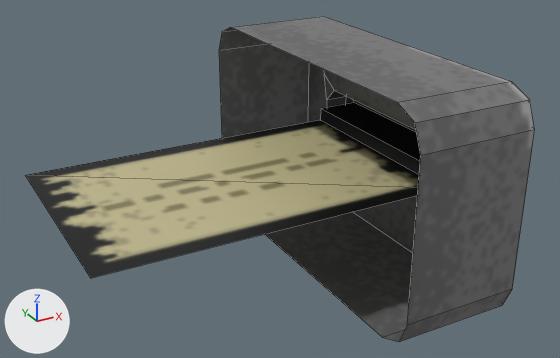
Two versions of the FBX model MysteryMorse/Assets/ArtAssets/Models/ticketprinter.fbx, one commit apart.
Both versions are drawn from a 50 mm camera at (-4.92, -6.7, 3.26) aimed at (-1.31, -0.13, -0.03). Lighting does not change. The marker at lower left points along +X, +Y and +Z. The first picture is the older version. Mesh edges are drawn as thin lines.

In view in the first picture: 'ticketprinter'.
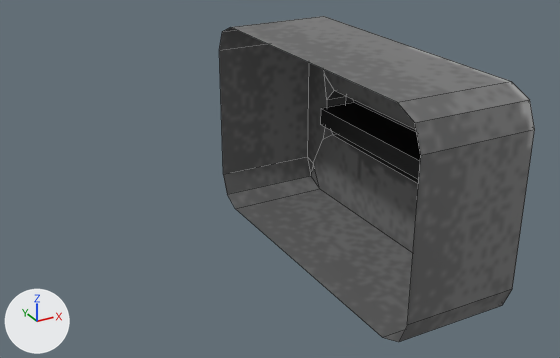
What the commit changed:
me_cube_003 is used by ob_ticketprinter; location (0.0, 0.0, 0.0).
me_cube_003 had 64 vertices, 53 faces and spanned x -3.64..0.59, y -2.0..2.0, z -1.2..1.2.
me_cube_003 now has 60 vertices, 51 faces and spans x -1.0..0.59, y -2.0..2.0, z -1.2..1.2.
me_cube_003 part 1: the loose piece of 4 vertices spanning x -3.64..0.0, y -1.2..1.2, z 0.0 is deleted.

Changed parts and their boxes [x1, y1, x2, y2] in the pictures (560 x 358 px):
'ticketprinter', reshaped (38% narrower): before [26, 16, 535, 342]; after [219, 16, 535, 342]
part 1 of me_cube_003, deleted (beige): before [26, 120, 419, 278]
